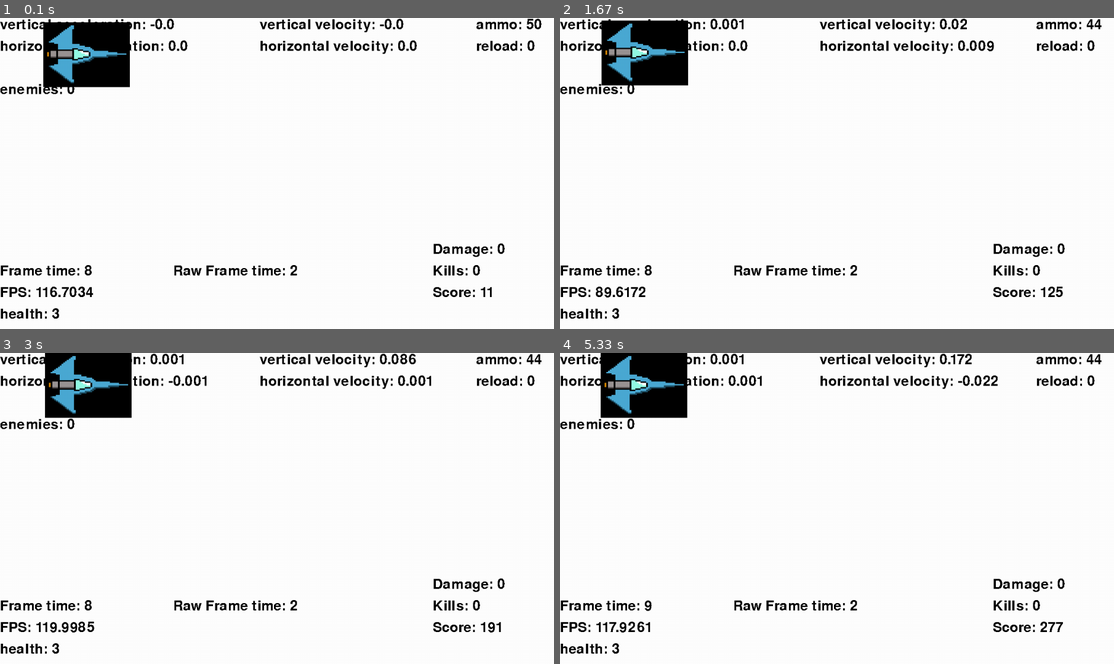
Above: before the commit, frames 1-4 (two rows, left to right).
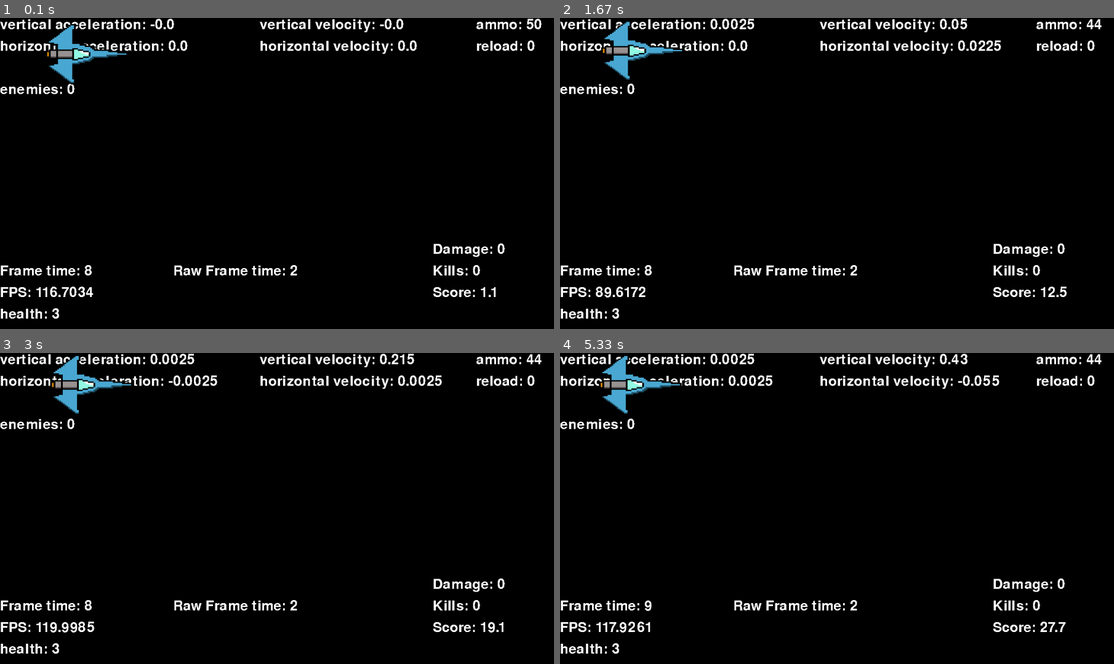
Above: after the commit, the same moments.

Repository: Ar-e-k/space-game
Game: pygame game, started from main.py
Same seed, same stepped clock (60 frames per second), same inputs: the game is played once before the commit and once after it.
Inputs:
- Up to frame 1 (0.1 s): no input
- Up to frame 2 (1.67 s): tap F at 0.33, 0.82 s; hold D 0.67-1.13 s; tap Space at 0.73, 1.03, 1.23, 1.57 s; hold W 1.17-1.47 s
- Up to frame 3 (3 s): tap Space at 1.87, 2.63, 2.97 s; hold A from 2.9 s (still down)
- Up to frame 4 (5.33 s): tap Space at 3.27, 3.4, 4.47, 4.87, 5.17 s; release A at 3.3 s; hold W 3.33-3.7 s; tap F at 3.48, 4.95 s; hold A 4.8-5.27 s; hold D from 5.3 s (still down)

The runs differ from the first frame. In frame 1, 97% of the frame differs, in the area x 0-100%, y 0-100%; in frame 2, 97%; in frame 3, 97%; in frame 4, 97%.

Commit message:
hitbox update

Diff:
--- a/main.py
+++ b/main.py
@@ -34,16 +34,22 @@
         self.iterate_enemies(fire_check)
         if fire_check:
             self.draw_fire()
+        self.check_overspeed()
         self.update_score()
         return self.status
 
     def update_score(self):
+        score=1
+        pos=self.player.return_cords()
+        score+=(0.5*screen_x-abs(pos[0]-0.5*screen_x))
+        score+=(0.5*screen_y-abs(pos[1]-0.5*screen_y))
+        self.score+=round(score/1000, 1)
         self.player.gain_score()
 
     def spawn_enemis(self):
         number=random()*100
         if number>self._enemy_probability:
-            box1=sprites.enemy(100, 3, randint(0, screen_y-100), screen_x-100, [100, 100])
+            box1=sprites.enemy(100, 3, [screen_x-100, randint(0, screen_y-100)], [100, 100])
             self._enemies.append(box1)
         else:
             self._enemy_probability=self._enemy_probability-0.0000001*self._enemy_probability
@@ -69,9 +75,16 @@
             self.player.gun.reload_timer()
             return False
 
+    def check_overspeed(self):
+        alive=self.player.overspeed()
+        if alive:
+            pass
+        else:
+            self.end_game()
+
     def draw_background(self, fps):
         rec=pygame.Rect([0, 0], [screen_x, screen_y])
-        pygame.draw.rect(self._screen, [255,255,255], rec)
+        pygame.draw.rect(self._screen, [0,0,0], rec)
 
         ac=[
             self.player.vertical_ac,
@@ -100,37 +113,43 @@
         self.get_text(str("Frame time: "+str(round(fps.get_time(), 4))), [0, screen_y-150])
         self.get_text(str("Raw Frame time: "+str(round(fps.get_rawtime(), 4))), [400, screen_y-150])
 
-        self.get_text(str("Score: "+str(self.player.score)), [1000, screen_y-100])
+        self.get_text(str("Score: "+str(round(self.score, 2))), [1000, screen_y-100])
         self.get_text(str("Kills: "+str(self.player.kills)), [1000, screen_y-150])
         self.get_text(str("Damage: "+str(self.player.damage)), [1000, screen_y-200])
 
-    def get_text(self, text, pos, colour=[0,0,0]):
+    def get_text(self, text, pos, colour=[255,255,255]):
         acceleration=self._font.render(text, False, colour)
         self._screen.blit(acceleration, pos)
 
     def draw_player(self):
-        box, ship=self.player.return_box()
-        pygame.draw.rect(self._screen, [0,0,0], box)
-        self._screen.blit(ship, [self.player.x_cord, self.player.y_cord])
+        ship=self.player.return_img()
+        #pygame.draw.rect(self._screen, [255,255,255], box)
+        #pygame.draw.rect(self._screen, [255,255,255], box2)
+        self._screen.blit(ship, self.player.return_cords())
 
     def draw_fire(self):
         box=self.player.return_gun_box()
         pygame.draw.rect(self._screen, [125,0,0], box)
 
     def draw_enemy(self, box, enemy):
-        pygame.draw.rect(self._screen, [0,0,0], box)
+        pygame.draw.rect(self._screen, [255,255,255], box)
+        self._screen.blit(enemy.img, enemy.cords)
         health=enemy.health
         cords=enemy.cords
-        self.get_text(str(str(health)), cords, [255,255,255])
+        self.get_text(str(str(health)), cords, [0,0,0])
 
     def iterate_enemies(self, fire_check):
-        player_box, i=self.player.return_box()
+        #player_box, player_box1, j=self.player.return_box()
+        player=self.player.return_img()
+        player=pygame.mask.from_surface(player)
+        player_cords=self.player.return_cords()
+
         laser_box=self.player.return_gun_box()
         for index, enemy in enumerate(self._enemies):
             box=enemy.return_box()
 
             self.draw_enemy(box, enemy)
-            self.check_colision(player_box, index, enemy, box)
+            self.check_colision(player, player_cords, index, enemy, box)
             if fire_check:
                 self.check_colisions_laser(laser_box, index, enemy, box)
 
@@ -142,18 +161,26 @@
         else:
             pass
 
-    def check_colision(self, player_box, index, enemy, box):
-        player_box.colliderect(box)
-        if player_box.colliderect(box):
+    def check_colision(self, player, player_cords, index, enemy, box):
+        enemy_cords=enemy.return_cords()
+        ofset=(int(enemy_cords[0]-player_cords[0]), int(enemy_cords[1]-player_cords[1]))
+
+        enemy_mask=enemy.return_img()
+        enemy_mask=pygame.mask.from_surface(enemy_mask)
+
+        if player.overlap(enemy_mask, ofset)!=None:
             alive=self.player.loose_life()
             if alive:
                 self._enemies.pop(index)
+                pass
             else:
                 self.end_game()
 
+        #if player_box.colliderect(box) or player_box1.colliderect(box):
+
     def check_colisions_laser(self, laser_box, index, enemy, box):
         if box.colliderect(laser_box):
-            alive=enemy.get_damage(self.player.gun.damage)
+            alive=enemy.get_damage(self.player.gun.return_damage())
             self.player.gain_damage()
             if alive:
                 pass
@@ -170,19 +197,22 @@
     screen=pygame.display.set_mode((0, 0), pygame.FULLSCREEN)
     global screen_x, screen_y #globalises the hight and the width of the screen
     screen_x, screen_y=pygame.display.Info().current_w, pygame.display.Info().current_h
+    pygame.mouse.set_visible(False)
 
     playing=True #Determines is the game on or not
-    player=sprites.player(100, 10, 3, 100000, 100, [200, 150], [screen_x, screen_y], "Ship1.png")
-    #player2=sprites.player(100, 10, 3, 50000, 100, [150, 80], [screen_x, screen_y])
-    #stelth=sprites.player(100, 10, 1, 10000, 80, [50, 20], [screen_x, screen_y])
-    basic_gun=sprites.gun(50, 10, [screen_x, 10], 200, 0.002)
+    paused=False
+
+    player=sprites.player([100, 10], 3, 80000, 200, [200, 150], [screen_x, screen_y], "Ship1.png")
+    stelth=sprites.player([100, 10], 1, 10000, 80, [50, 20], [screen_x, screen_y], "Ship1.png")
+
+    basic_gun=sprites.gun(50, 10, [screen_x, 10], 200, 400)
     cleaner=sprites.gun(50, 10000, [screen_x, 2*screen_y], 0, 0)
-    front_recoil=sprites.gun(200, 5, [screen_x, 20], 100, -0.005)
+    front_recoil=sprites.gun(200, 5, [screen_x, 2], 100, -50)
+
     player.load_gun(basic_gun)
-    #player2.load_gun(basic_gun)
-    #stelth.load_gun(front_recoil)
+    stelth.load_gun(front_recoil)
+
     play=game(screen, player)
-    paused=False
 
     direction=[0, 0]
     fire=False
--- a/sprites.py
+++ b/sprites.py
@@ -4,16 +4,16 @@
 
 class player:
 
-    def __init__(self, x, y, health, mass, thrust, size, map_size, ship):
+    def __init__(self, cords, health, mass, thrust, size, map_size, ship):
         self.map_size=map_size
         self.life=health
 
-        self.x_cord=x
-        self.y_cord=y
+        self.cords=cords
 
         self.vertical=0
         self.horizontal=0
         self.modifier=15
+        self.mass=mass
 
         self.vertical_ac=0
         self.horizontal_ac=0
@@ -34,8 +34,8 @@
         self.gun=gun
 
     def move(self):
-        self.x_cord+=(self.horizontal*self.modifier)
-        self.y_cord+=(self.vertical*self.modifier)
+        self.cords[0]+=(self.horizontal*self.modifier)
+        self.cords[1]+=(self.vertical*self.modifier)
         self.teleport()
 
     def update_velocity(self):
@@ -51,6 +51,7 @@
     def fire(self):
         if self.gun.check_fire():
             self.recoil=self.gun.get_recoil()
+            self.recoil/=self.mass
             self.gun.fire()
             return True
         return None
@@ -76,30 +77,51 @@
         self.damage+=self.gun.damage
         self.score+=1
 
-    def return_box(self):
-        box=pygame.Rect([self.x_cord, self.y_cord], self.size) # The actuall box
-        return box, self.ship
+    def return_cords(self):
+        return self.cords
+
+    '''def return_box(self):
+        #box=pygame.Rect(self.cords, self.size) # The actuall box
+        box=pygame.Rect(self.cords, [self.size[0]*4/9, self.size[1]])
+        box2=pygame.Rect([self.cords[0]+self.size[0]/3, self.cords[1]+self.size[1]/2-self.size[1]/5], [self.size[0]*2/3, self.size[1]*2/5])
+        return box, box2, self.ship'''
+
+    def return_img(self):
+        return self.ship
 
     def return_gun_box(self):
-        return self.gun.return_box([self.x_cord, self.y_cord], self.size)
+        return self.gun.return_box(self.cords, self.size)
 
     def teleport(self):
-        if self.x_cord>self.map_size[0]-self.size[0]:
-            self.x_cord=self.map_size[0]-self.size[0]
-        if self.x_cord<0:
-            self.x_cord=0
-        if self.y_cord>self.map_size[1]-self.size[1]:
-            self.y_cord=self.map_size[1]-self.size[1]
-        if self.y_cord<0:
-            self.y_cord=0
-        '''while self.x_cord>self.map_size[0]:
-            self.x_cord-=self.map_size[0]
-        while self.x_cord<0:
-            self.x_cord+=self.map_size[0]
-        while self.y_cord>self.map_size[1]:
-            self.y_cord-=self.map_size[1]
-        while self.y_cord<0:
-            self.y_cord+=self.map_size[1]'''
+        if self.cords[0]>self.map_size[0]-self.size[0]:
+            self.cords[0]=self.map_size[0]-self.size[0]
+        if self.cords[0]<0:
+            self.cords[0]=0
+        if self.cords[1]>self.map_size[1]-self.size[1]:
+            self.cords[1]=self.map_size[1]-self.size[1]
+        if self.cords[1]<0:
+            self.cords[1]=0
+        '''while self.cords[0]>self.map_size[0]:
+            self.cords[0]-=self.map_size[0]
+        while self.cords[0]<0:
+            self.cords[0]+=self.map_size[0]
+        while self.cords[1]>self.map_size[1]:
+            self.cords[1]-=self.map_size[1]
+        while self.cords[1]<0:
+            self.cords[1]+=self.map_size[1]'''
+
+    def overspeed(self):
+        check=[
+            self.cords[0]==0 and self.horizontal<-1,
+            self.cords[1]==0 and self.vertical<-1,
+            self.cords[1]-self.size[1]==self.map_size[1] and self.vertical> 1
+            ]
+        if True in check:
+            self.vertical=0
+            self.horizontal=0
+            print("here")
+            return self.loose_life()
+        return True
 
 
 class gun:
@@ -141,7 +163,11 @@
     def get_recoil(self):
         return self.recoil
 
-    def return_box(self, position, size):
+    def return_damage(self):
+        return self.damage
+
+    def return_box(self, pos, size):
+        position=pos.copy()
         position[0]+=(size[0])
         position[1]+=(size[1]/2)-self.laser_size[1]/2
         box=pygame.Rect(position, self.laser_size)
@@ -150,11 +176,14 @@
 
 class enemy:
 
-    def __init__(self, health, speed, y_cord, x_cord, size):
+    def __init__(self, health, speed, cords, size):
         self.health=health
         self.speed=speed
-        self.cords=[x_cord, y_cord]
+        self.cords=cords
         self.size=size
+
+        self.img=pygame.image.load("Models/Enemies/try.png").convert_alpha()
+        self.img=pygame.transform.scale(self.img, self.size)
 
     def move(self):
         self.cords[0]-=self.speed
@@ -172,6 +201,12 @@
         else:
             return False
 
+    def return_cords(self):
+        return self.cords
+
     def return_box(self):
         box=pygame.Rect(self.cords, self.size) # The actuall box
         return box
+
+    def return_img(self):
+        return self.img
Binary file added: Models/Enemies/try.png
